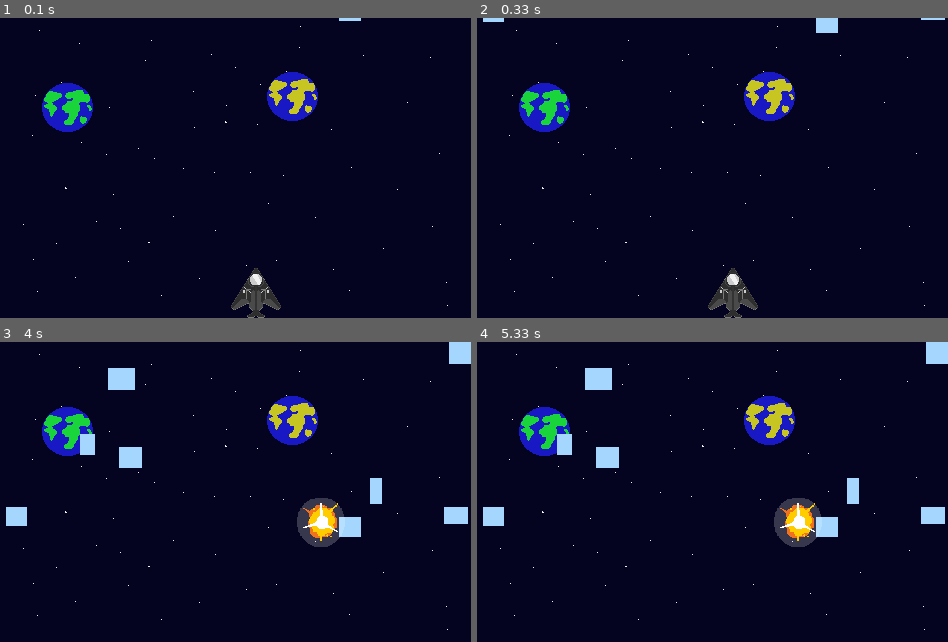
Above: before the commit, frames 1-4 (two rows, left to right).
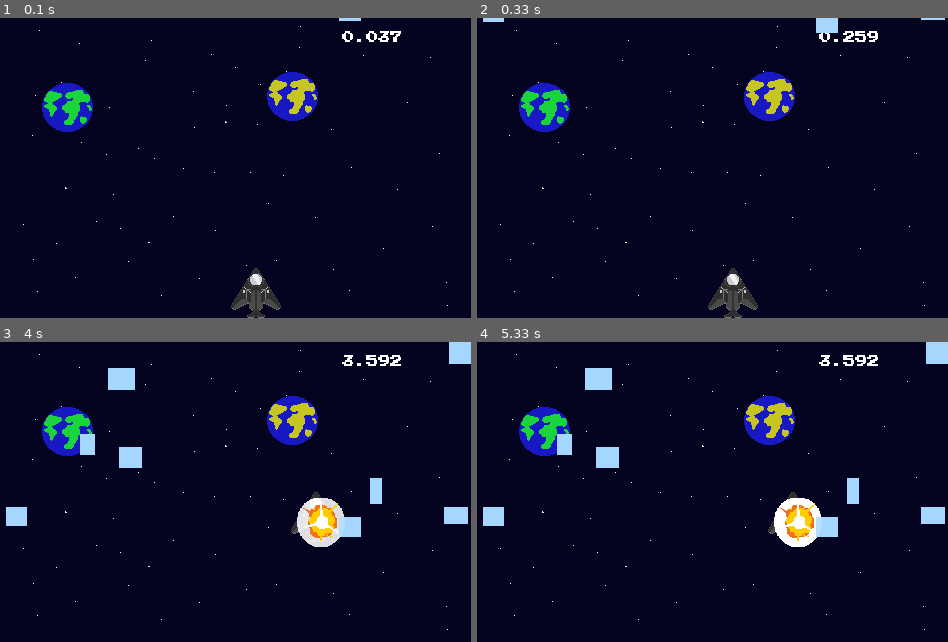
Above: after the commit, the same moments.

Repository: Victody/Pygame
Game: pygame game, started from gameSpace.py
The game is run twice, just before and just after one commit, with the same random seed, the same clock (stepped at 60 frames per second) and the same inputs.
Inputs:
- Up to frame 1 (0.1 s): no input
- Up to frame 2 (0.33 s): no input
- Up to frame 3 (4 s): hold Right 0.33-0.8 s; hold Up 0.83-1.13 s; hold Right 1.17-1.63 s; hold Left 1.67-2.2 s; hold Down 2.23-2.53 s; hold Left 2.57-2.97 s; hold Up 3-3.37 s; hold Right from 3.4 s (still down)
- Up to frame 4 (5.33 s): release Right at 4.03 s; hold Down 4.07-4.43 s

The runs differ from the first frame. In frame 1, 0.2% of the frame differs, in the area x 72-86%, y 4-8%; in frame 2, 0.2%; in frame 3, 1.0%, in the area x 61-86%, y 4-69%; in frame 4, 1.0%.

Commit message:
Jogo Completo
1º Jogo completo na Pygame seguindo o curso "Desenvolvendo jogos com a Pygame"

Diff:
--- a/gameSpace.py
+++ b/gameSpace.py
@@ -1,4 +1,4 @@
-import pygame, PlayerClass, enemyRecs
+import pygame, PlayerClass, enemyRecs, time
 
 def Collide(player, recs):
     for rec in recs.list:
@@ -28,12 +28,32 @@
 
     img_bg = pygame.image.load('assets\imagem\Bg.png').convert_alpha()
 
+    pygame.mixer.music.load('assets/audio/Steam snail - Steampunk fantasy music. Royalty free.mp3')
+    pygame.mixer.music.play(loops = -1)
+
+
+    som_explosion = pygame.mixer.Sound('assets/audio/399303__dogfishkid__explosion-012.ogg')
+    som_move = pygame.mixer.Sound('assets/audio/tiroxpl.wav')
+
     vX, vY = 0, 0
     velocity = 10
     leftPress, rightPress, upPress, downPress = False, False, False, False
 
+    cor_branca = (255, 255, 255)
+    cor_preta = (5, 5, 5)
+    cor_azul = (108, 194, 236)
+    cor_verde = (54, 182, 112)
+    cor_vermelha = (227, 57, 9)
+
+    pygame.font.init()
+    # Faz a pygame inicializar a classe de fontes
+
+    fonte_perdeu = pygame.font.Font('assets/fonts/emulogic.ttf', 35)
+    fonte_ganhou = pygame.font.Font('assets/fonts/emulogic.ttf', 12)
+
     while onGame:
         for event in pygame.event.get():
+
             if event.type == pygame.QUIT:
                 onGame = False
 
@@ -52,8 +72,8 @@
                     if event.key == pygame.K_DOWN:
                         downPress = True
                         vY = velocity
-
             if event.type == pygame.KEYUP:
+                som_move.play()
                 if event.key == pygame.K_LEFT: #Se a tecla direcional esquerda estiver levantado
                     leftPress = False #Declara Tecla esquerda não está pressionada
                     if rightPress: vX = velocity #Se o direcional direito estiver pressionado movimentar para a direita
@@ -74,24 +94,26 @@
         if Collide(jogador, enemy_rec):
             rCollide = True
             jogador.imagem = img_explosion
+            pygame.mixer.music.stop()
+            som_explosion.play()
+
         if rCollide == False:
             enemy_rec.RecsMove()
             jogador.mover(vX,vY)
+            tela.blit(img_bg, (0, 0))
+            seconds = pygame.time.get_ticks() / 1000
+            seconds = str(seconds)
+            cont_time = fonte_ganhou.render(seconds, 0, cor_branca)
+            tela.blit(cont_time, (350, 10))
 
         clock.tick(27)
-        tela.blit(img_bg, (0, 0))
+
         enemy_rec.cor(tela)
         enemy_rec.ReDraw()
         jogador.update(tela)#Função update
-
         #jogador.mover(vX, vY)
         #enemy_rec.RecsMove()
-
-
-
-
         pygame.display.update()
-
     pygame.quit()
 
 main()
--- a/jogoRecCollide.py
+++ b/jogoRecCollide.py
@@ -1,4 +1,4 @@
-import pygame
+import pygame, time
 
 def main():
     # As Definições dos objetos
@@ -94,11 +94,13 @@
         ret.top -= ret.height / 2  # Define o centro do                                                                                                                                                                          objeto no cento de sua altura
 
         if ret.colliderect(ret2) or ret.colliderect(ret3)or ret.colliderect(ret4)or ret.colliderect(ret5)or ret.colliderect(ret6)or ret.colliderect(ret7)or ret.colliderect(ret8):  # Se houver colisão com outro objeto
-            text = fonte_perdeu.render('PERDEU!', 1, cor_verde)
-            tela.blit(text, [150, 400])
             audio_explosao.play()
             audio_explosao.set_volume(0.5)
             (ret.left, ret.top) = (xant, yant)# define a posição do objeto para a posição anterior a colisão
+            relogio.tick(1)
+            text = fonte_perdeu.render('PERDEU!', 1, cor_verde)
+            tela.blit(text, [150, 400])
+            #time.sleep(2)
             pygame.mouse.set_pos(10, 10)
         if ret.top > 400:
             text = fonte_perdeu.render('VENCEU!', 1, cor_verde)
Not shown, added: assets/audio/Steam snail - Steampunk fantasy music. Royalty free.mp3
Not shown, added: assets/audio/tiroxpl.wav
